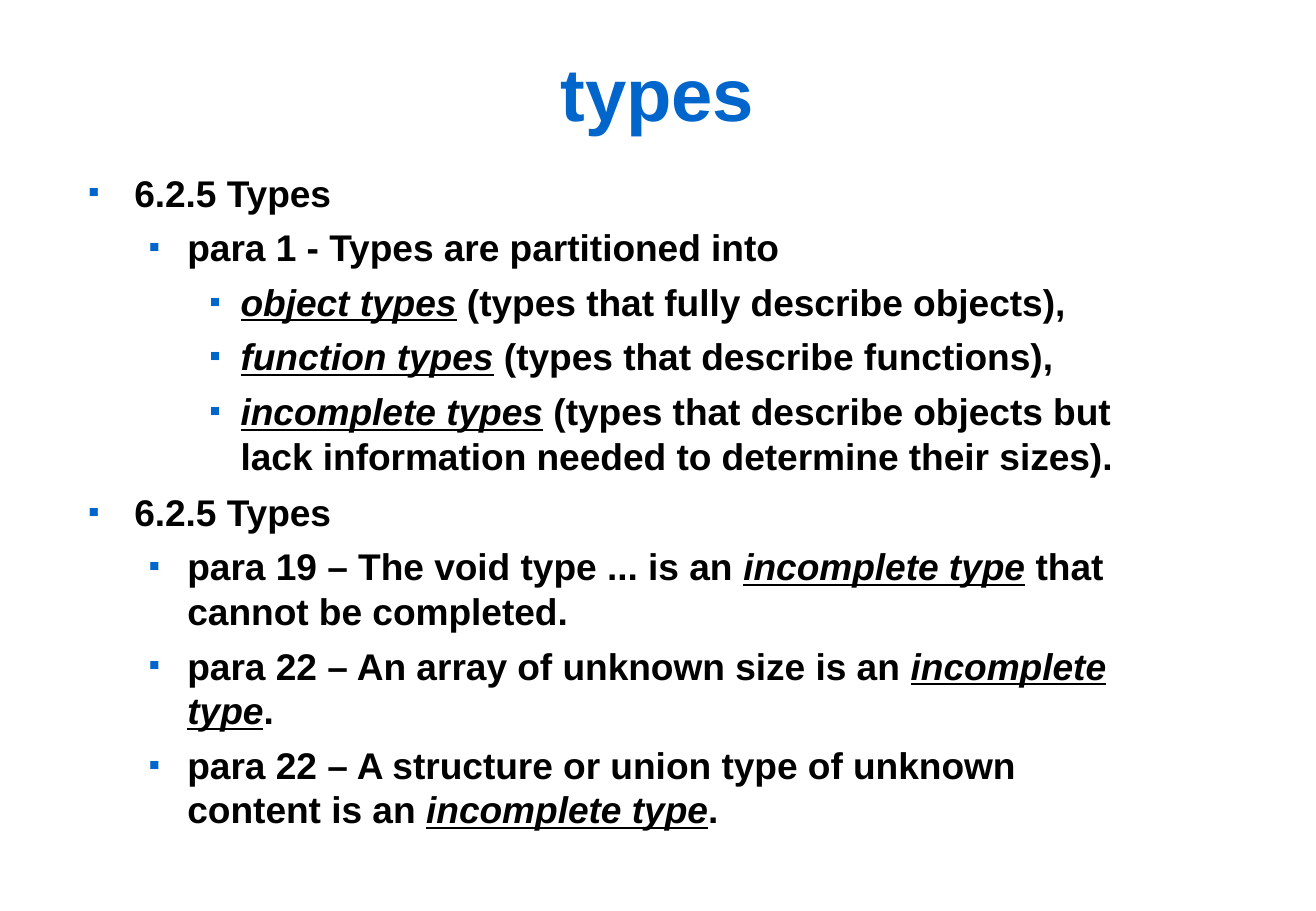
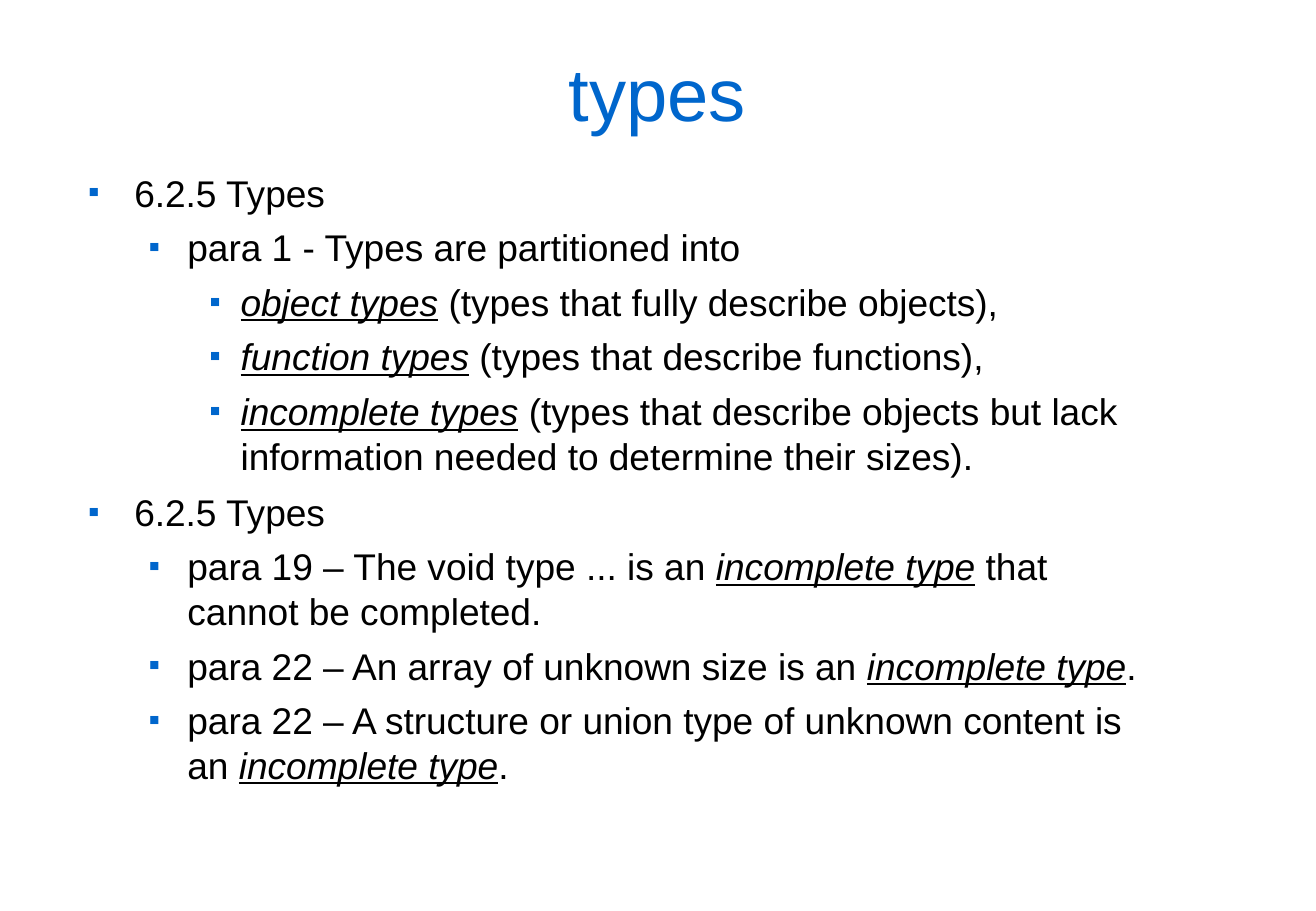
Before and after one commit to JonJagger/two-day-courses, a slide deck: slide 2 of ca/New 1 Incomplete Types.odp. Drawn at 1316x911 pixels with LibreOffice and Linux fonts; fonts in the diff are those of the drawing. Boxes give left, top, right and bottom in pixels: in the first picture for what was removed or moved away, otherwise in the second. Text is boxed around its words. In the diff, an @@ line names an element or a change of style, - is before the commit and + after.

```diff
--- a/ca/New 1 Incomplete Types.odp
+++ b/ca/New 1 Incomplete Types.odp
@@ title "types" at box(569, 73, 746, 135): bold off @@
@@ text "6.2.5 Types" at box(134, 181, 1136, 786): bold off @@
```
Also in this commit, not shown: 16 other slides changed, 1 slide added.
